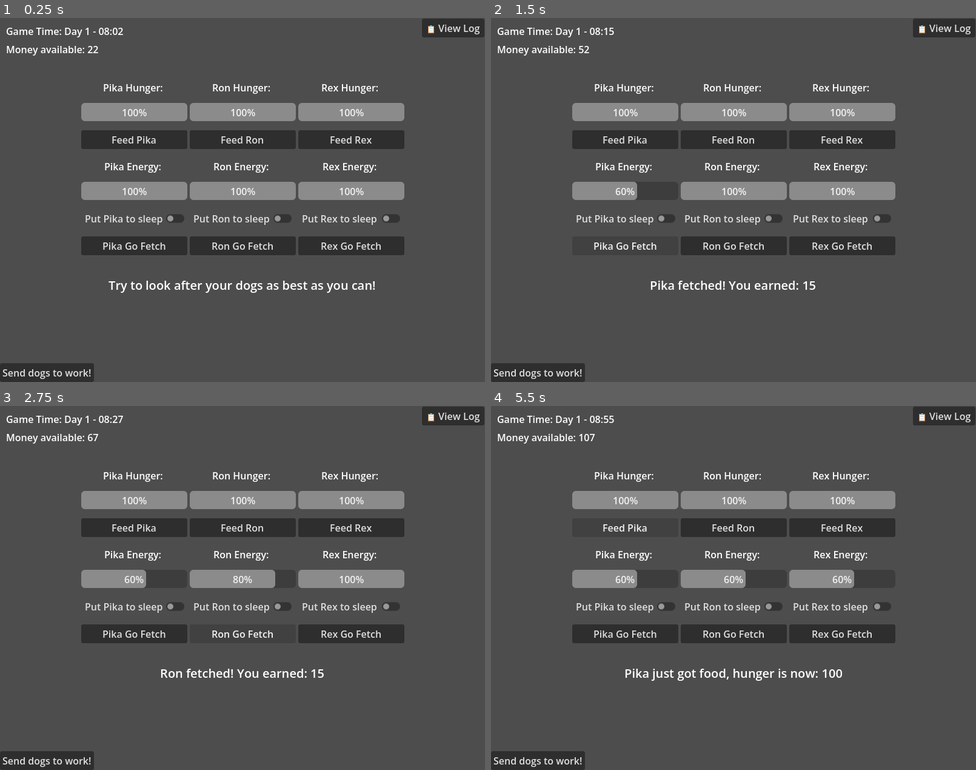
Above: before the commit, frames 1-4 (two rows, left to right).
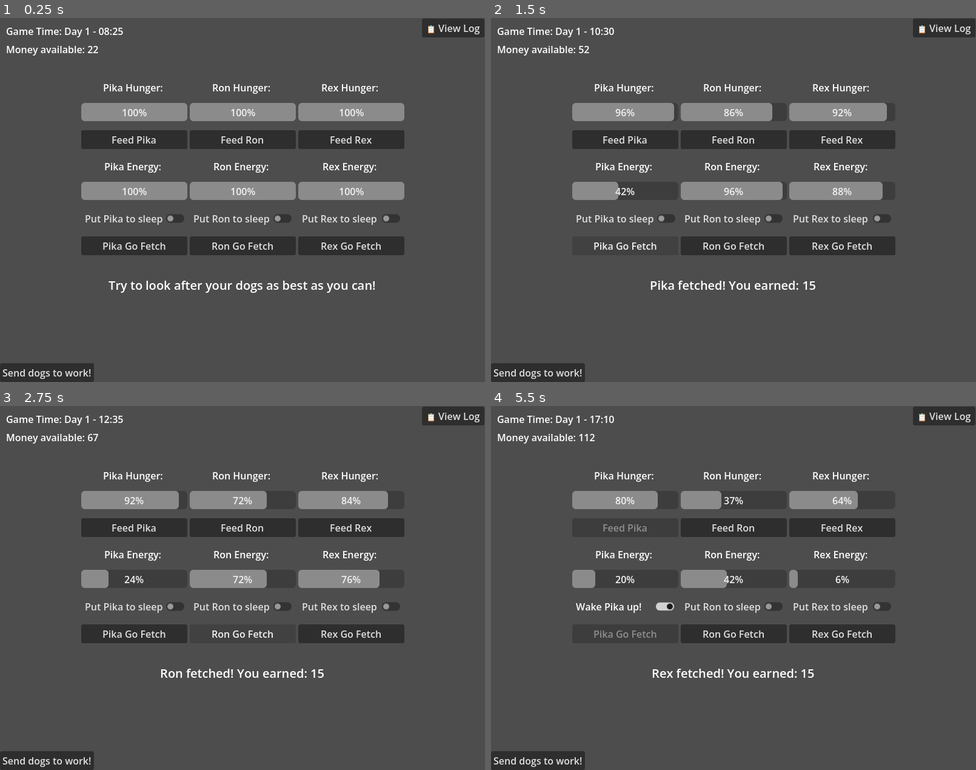
Above: after the commit, the same moments.

Repository: lukaMis/kennel-simulator
Game: Godot game, scene res://scenes/main.tscn
Same seed, same stepped clock (60 frames per second), same inputs: the game is played once before the commit and once after it.
Inputs (mouse positions are in pixels of both pictures, inside the frame that each line leads up to):
- Up to frame 1 (0.25 s): no input
- Up to frame 2 (1.5 s): click "Pika Go Fetch" at 0.5 s; click "Pika Go Fetch" at 1.25 s
- Up to frame 3 (2.75 s): click "Ron Go Fetch" at 2 s
- Up to frame 4 (5.5 s): click "Ron Go Fetch" at 2.75 s; click "Rex Go Fetch" at 3.5 s; click "Rex Go Fetch" at 4.25 s; click (626, 526) at 5 s, where only the run before the commit has a clickable "Feed Pika"

The runs differ from the first frame. In frame 1, less than 0.1% of the frame differs, in the area x 23-26%, y 2-5%; in frame 2, 1.0%; in frame 3, 1.6%; in frame 4, 3.7%, in the area x 17-84%, y 2-76%.

Commit message:
RosterList displays available dogs as buttons to select for work shift

Diff:
--- a/scenes/customs_staging_modal.tscn
+++ b/scenes/customs_staging_modal.tscn
@@ -1,6 +1,20 @@
 [gd_scene format=3 uid="uid://ducgn8p15ewwv"]
 
 [ext_resource type="Script" uid="uid://bmct0kdb3xuuh" path="res://scripts/customs_staging_modal.gd" id="1_4b2yv"]
+
+[sub_resource type="StyleBoxFlat" id="StyleBoxFlat_4b2yv"]
+bg_color = Color(0, 0, 0, 1)
+border_width_left = 1
+border_width_top = 1
+border_width_right = 1
+border_width_bottom = 1
+
+[sub_resource type="StyleBoxFlat" id="StyleBoxFlat_h4fh3"]
+bg_color = Color(0, 0, 0, 1)
+border_width_left = 1
+border_width_top = 1
+border_width_right = 1
+border_width_bottom = 1
 
 [node name="CustomsStagingModal" type="ColorRect" unique_id=1030715036]
 anchors_preset = 15
@@ -44,9 +58,10 @@
 [node name="TitleLabel" type="Label" parent="ModalPanel/MarginContainer/VBoxContainer" unique_id=365249256]
 layout_mode = 2
 text = "Customs Border Contract"
+horizontal_alignment = 1
 
 [node name="HSeparator" type="HSeparator" parent="ModalPanel/MarginContainer/VBoxContainer" unique_id=8380501]
-custom_minimum_size = Vector2(0, 10)
+custom_minimum_size = Vector2(0, 2)
 layout_mode = 2
 
 [node name="ContentSplit" type="HBoxContainer" parent="ModalPanel/MarginContainer/VBoxContainer" unique_id=64468025]
@@ -56,6 +71,7 @@
 [node name="LeftColumn" type="PanelContainer" parent="ModalPanel/MarginContainer/VBoxContainer/ContentSplit" unique_id=1957942644]
 layout_mode = 2
 size_flags_horizontal = 3
+theme_override_styles/panel = SubResource("StyleBoxFlat_4b2yv")
 
 [node name="VBoxContainer" type="VBoxContainer" parent="ModalPanel/MarginContainer/VBoxContainer/ContentSplit/LeftColumn" unique_id=1755499995]
 layout_mode = 2
@@ -63,6 +79,12 @@
 [node name="RosterLabel" type="Label" parent="ModalPanel/MarginContainer/VBoxContainer/ContentSplit/LeftColumn/VBoxContainer" unique_id=16970869]
 layout_mode = 2
 text = "Available Dogs"
+horizontal_alignment = 1
+vertical_alignment = 1
+
+[node name="HSeparator" type="HSeparator" parent="ModalPanel/MarginContainer/VBoxContainer/ContentSplit/LeftColumn/VBoxContainer" unique_id=1965034474]
+custom_minimum_size = Vector2(0, 2)
+layout_mode = 2
 
 [node name="ScrollContainer" type="ScrollContainer" parent="ModalPanel/MarginContainer/VBoxContainer/ContentSplit/LeftColumn/VBoxContainer" unique_id=1715716334]
 layout_mode = 2
@@ -73,20 +95,30 @@
 size_flags_horizontal = 3
 size_flags_vertical = 3
 
-[node name="RightColumn" type="VBoxContainer" parent="ModalPanel/MarginContainer/VBoxContainer/ContentSplit" unique_id=298975624]
+[node name="RightColumn" type="PanelContainer" parent="ModalPanel/MarginContainer/VBoxContainer/ContentSplit" unique_id=1896167163]
 layout_mode = 2
 size_flags_horizontal = 3
+theme_override_styles/panel = SubResource("StyleBoxFlat_h4fh3")
 
-[node name="TeamLabel" type="Label" parent="ModalPanel/MarginContainer/VBoxContainer/ContentSplit/RightColumn" unique_id=1243913869]
+[node name="VBoxContainer" type="VBoxContainer" parent="ModalPanel/MarginContainer/VBoxContainer/ContentSplit/RightColumn" unique_id=1191078147]
+layout_mode = 2
+
+[node name="TeamLabel" type="Label" parent="ModalPanel/MarginContainer/VBoxContainer/ContentSplit/RightColumn/VBoxContainer" unique_id=1243913869]
 layout_mode = 2
 text = "Inspection Team (Max 2)"
+horizontal_alignment = 1
+vertical_alignment = 1
 
-[node name="TeamList" type="VBoxContainer" parent="ModalPanel/MarginContainer/VBoxContainer/ContentSplit/RightColumn" unique_id=175682579]
+[node name="HSeparator" type="HSeparator" parent="ModalPanel/MarginContainer/VBoxContainer/ContentSplit/RightColumn/VBoxContainer" unique_id=587000267]
+custom_minimum_size = Vector2(0, 2)
+layout_mode = 2
+
+[node name="TeamList" type="VBoxContainer" parent="ModalPanel/MarginContainer/VBoxContainer/ContentSplit/RightColumn/VBoxContainer" unique_id=175682579]
 layout_mode = 2
 size_flags_vertical = 3
 
 [node name="HSeparator2" type="HSeparator" parent="ModalPanel/MarginContainer/VBoxContainer" unique_id=1550351497]
-custom_minimum_size = Vector2(0, 10)
+custom_minimum_size = Vector2(0, 2)
 layout_mode = 2
 
 [node name="ButtonRow" type="HBoxContainer" parent="ModalPanel/MarginContainer/VBoxContainer" unique_id=281579212]
--- a/scenes/time_engine_scene.tscn
+++ b/scenes/time_engine_scene.tscn
@@ -4,4 +4,4 @@
 
 [node name="TimeEngineScene" type="Node" unique_id=1530070152]
 script = ExtResource("1_okkis")
-time_multiplier = 600.0
+time_multiplier = 6000.0
--- a/scripts/customs_staging_modal.gd
+++ b/scripts/customs_staging_modal.gd
@@ -8,7 +8,7 @@
 # For this example, assuming there is a DogManager autoload or node
 # var all_owned_dogs: Array[DogResource] = DogManager.get_all_dogs()
 @onready var roster_list: VBoxContainer = $ModalPanel/MarginContainer/VBoxContainer/ContentSplit/LeftColumn/VBoxContainer/ScrollContainer/RosterList
-@onready var team_list: VBoxContainer = $ModalPanel/MarginContainer/VBoxContainer/ContentSplit/RightColumn/TeamList
+@onready var team_list: VBoxContainer = $ModalPanel/MarginContainer/VBoxContainer/ContentSplit/RightColumn/VBoxContainer/TeamList
 @onready var button_start: Button = $ModalPanel/MarginContainer/VBoxContainer/ButtonRow/ButtonStart
 @onready var button_cancel: Button = $ModalPanel/MarginContainer/VBoxContainer/ButtonRow/ButtonCancel
 
@@ -47,8 +47,8 @@
 		btn.text = "%s (Energy: %d)" % [dog.name, dog.energy]
 
 		# ADD THESE THREE LINES:
-		btn.custom_minimum_size = Vector2(0, 40) # Ensure they have height
-		btn.size_flags_horizontal = Control.SIZE_EXPAND_FILL # Force horizontal width
+		#btn.custom_minimum_size = Vector2(0, 40) # Ensure they have height
+		#btn.size_flags_horizontal = Control.SIZE_EXPAND_FILL # Force horizontal width
 
 		# Stat Validation: Lock out exhausted or sleeping dogs
 		if dog.energy < 20.0 or dog.is_sleeping:
